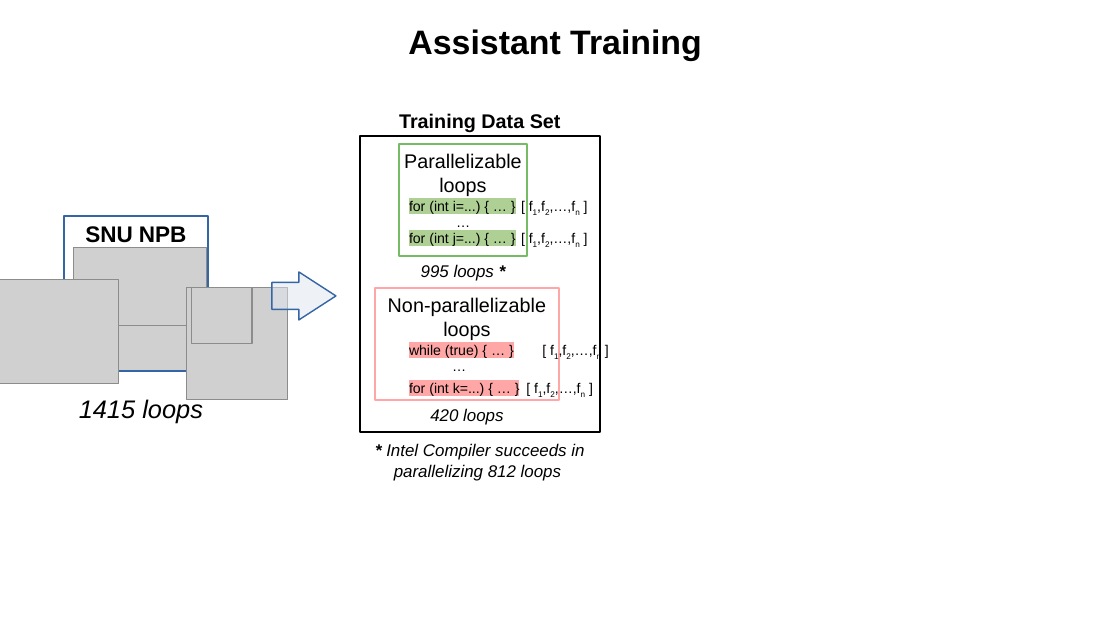
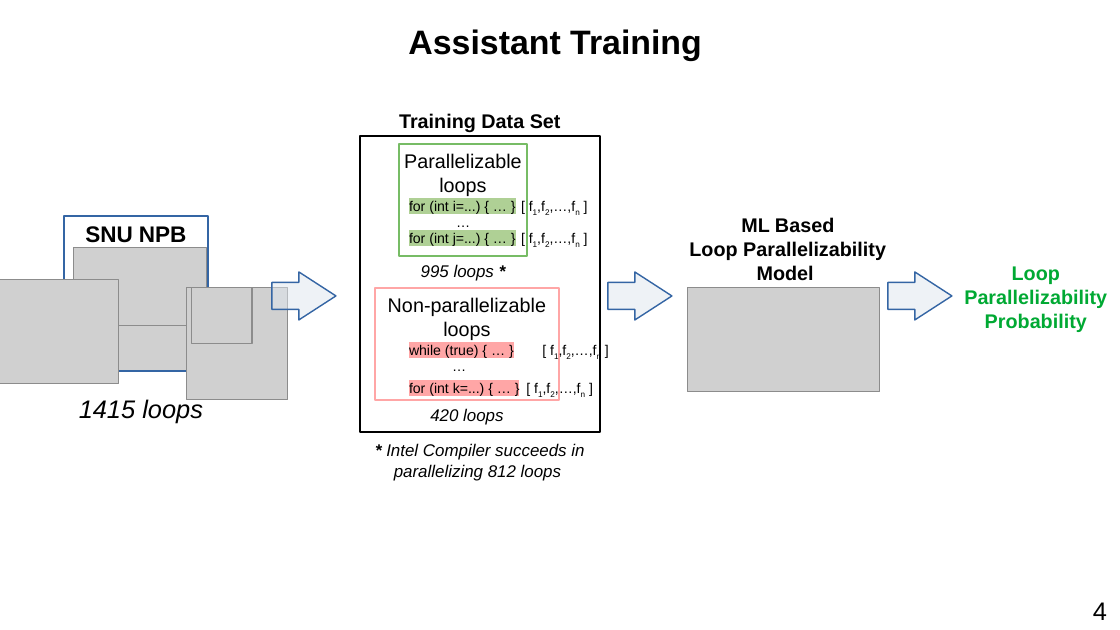
Before and after one commit to harel-coffee/PParMetrics-auto, a slide deck: slide 22 of doc/AI_SEPS_2019_talk/presentation.odp (slide 19 before the commit). Drawn at 1120x630 pixels with LibreOffice and Linux fonts; fonts in the diff are those of the drawing; grey boxes stand for pictures. Boxes give left, top, right and bottom in pixels: in the first picture for what was removed or moved away, otherwise in the second. Text is boxed around its words. In the diff, an @@ line names an element or a change of style, - is before the commit and + after.

```diff
--- a/doc/AI_SEPS_2019_talk/presentation.odp
+++ b/doc/AI_SEPS_2019_talk/presentation.odp
@@ text added at (x1=689, y1=217, x2=886, y2=281), 14 pt, text #000000, bold @@
+ML Based
+Loop Parallelizability Model
@@ text added at (x1=964, y1=266, x2=1107, y2=332), 14 pt, text #00A933, bold @@
+Loop Parallelizability Probability
@@ right arrow added at (x1=608, y1=272, x2=672, y2=320), fill #DEE6EF at 50% opacity, outline #3465A4 0.99 pt @@
@@ picture added at (x1=687, y1=288, x2=880, y2=391) @@
@@ right arrow added at (x1=888, y1=272, x2=952, y2=320), fill #DEE6EF at 50% opacity, outline #3465A4 0.99 pt @@
@@ text added at (x1=1093, y1=602, x2=1107, y2=620), 18 pt, text #000000 @@
+4
```
Also in this commit, not shown: 38 other slides changed, 2 slides added, 2 slides removed, 2 other files.
